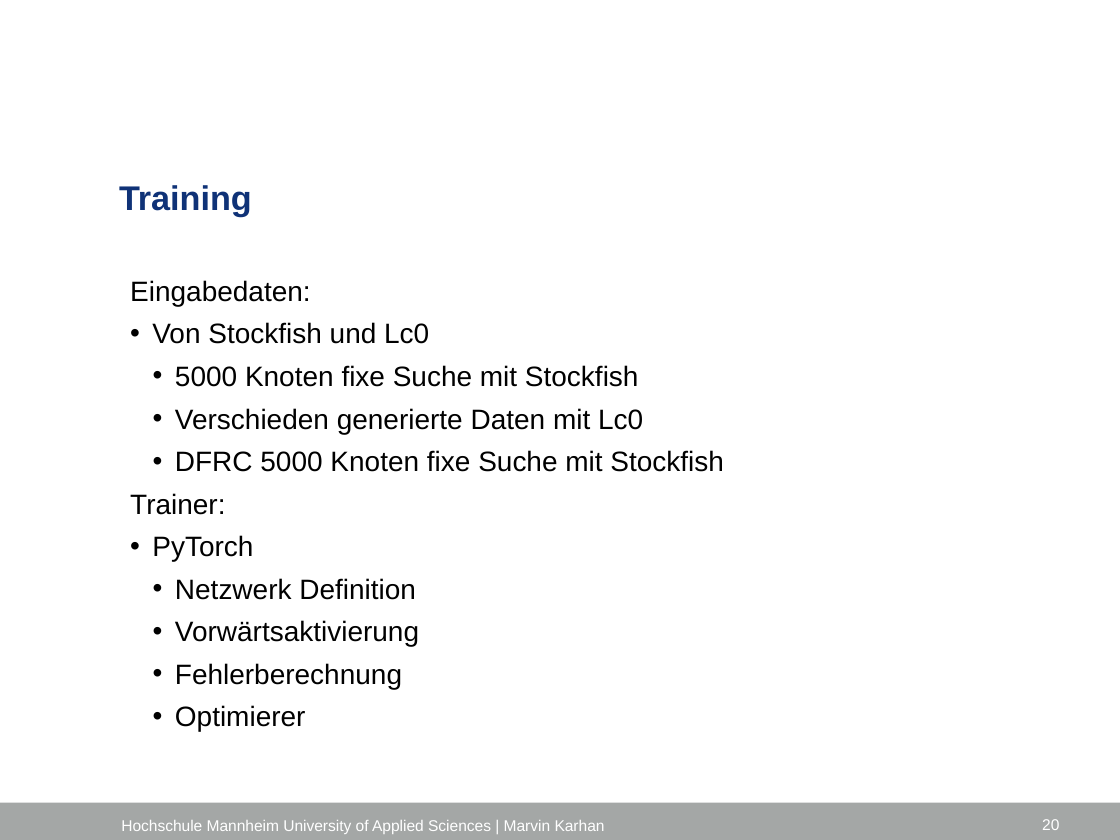
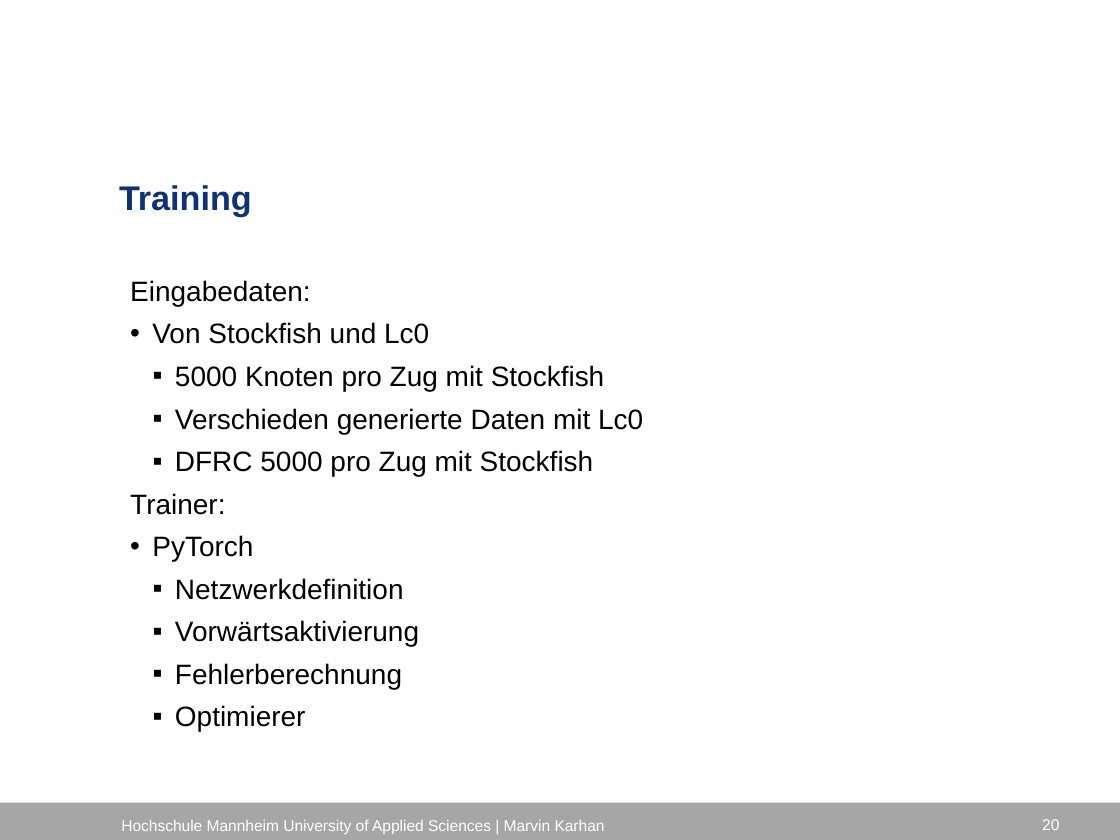
Before and after one commit to marvinkarhan/Bachelorarbeit, a slide deck: slide 20 of latex/Kolloquium/Kolloquium_Marvin_Karhan.pptx. Drawn at 1120x840 pixels with LibreOffice and Linux fonts; fonts in the diff are those of the drawing; background and template pictures are left out. Boxes give left, top, right and bottom in pixels: in the first picture for what was removed or moved away, otherwise in the second. Text is boxed around its words. In the diff, an @@ line names an element or a change of style, - is before the commit and + after.

Commit message:
Fix spelling

```diff
--- a/latex/Kolloquium/Kolloquium_Marvin_Karhan.pptx
+++ b/latex/Kolloquium/Kolloquium_Marvin_Karhan.pptx
@@ text at (175,365,605,391): text changed @@
-    • 5000 Knoten fixe Suche mit Stockfish
+    ▪ 5000 Knoten pro Zug mit Stockfish
@@ text at (175,408,643,732): bullet • to ▪ @@
@@ text at (175,450,594,476): text changed @@
-    • DFRC 5000 Knoten fixe Suche mit Stockfish
+    ▪ DFRC 5000 pro Zug mit Stockfish
@@ text at (175,578,404,600): text changed @@
-    • Netzwerk Definition
+    ▪ Netzwerkdefinition
```
Also in this commit, not shown: 18 other slides changed.
